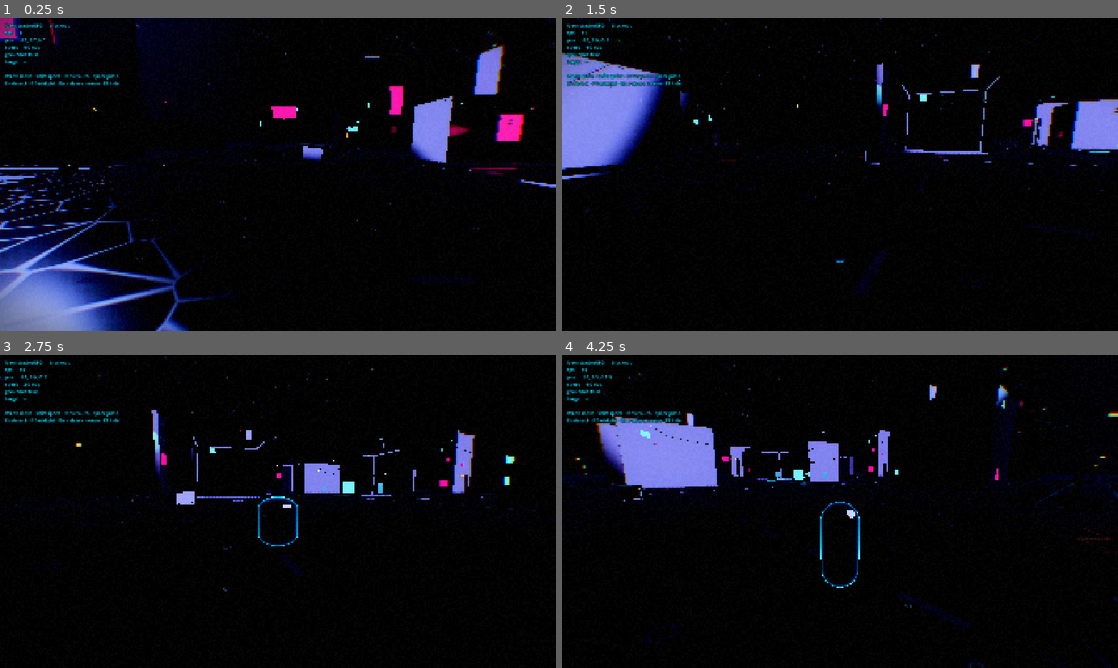
Above: before the commit, frames 1-4 (two rows, left to right).
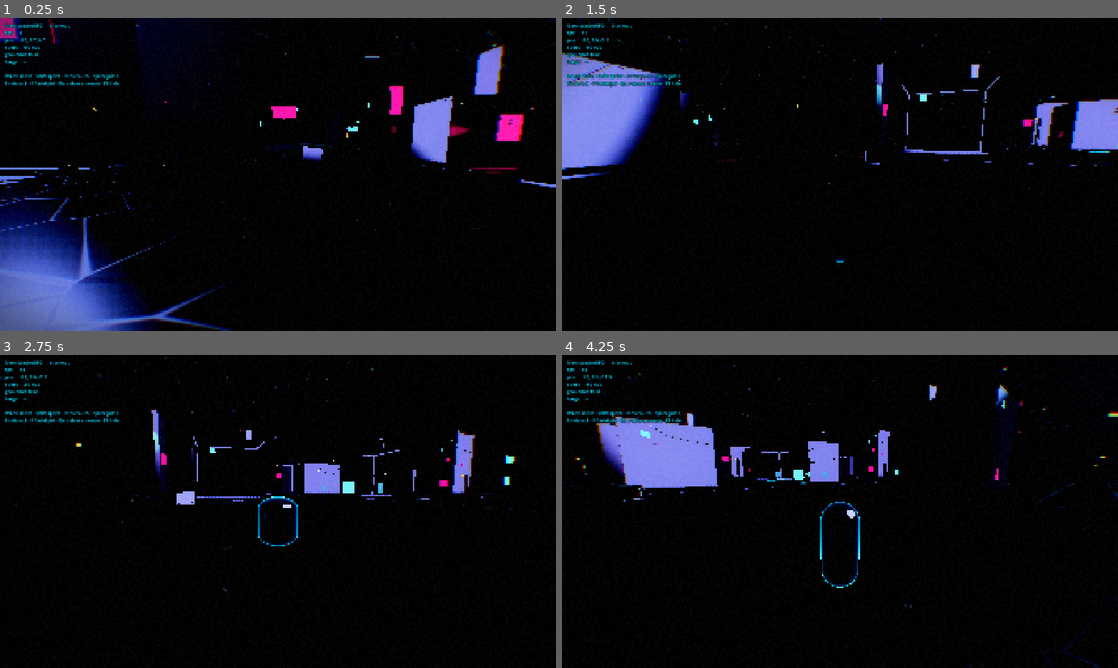
Above: after the commit, the same moments.

Repository: jimmylovnjames/Game-development
Game: Godot game, scene res://scenes/main.tscn
Same seed, same stepped clock (60 frames per second), same inputs: the game is played once before the commit and once after it.
Inputs (mouse positions are in pixels of both pictures, inside the frame that each line leads up to):
- Up to frame 1 (0.25 s): no input
- Up to frame 2 (1.5 s): tap Enter at 0.5 s; move the mouse to (867, 174) at 0.52 s; hold W (move_forward) from 0.53 s (still down); click (867, 174) at 0.6 s; tap Space (jump) at 0.77, 1.07 s; move the mouse to (812, 174) at 1.27 s; right-click (812, 174) at 1.35 s
- Up to frame 3 (2.75 s): keep holding W (move_forward); tap Space (jump) at 1.52, 1.82 s; move the mouse to (289, 505) at 2.02 s; hold Ctrl (crouch) from 2.03 s (still down)
- Up to frame 4 (4.25 s): keep holding W (move_forward); move the mouse to (834, 517) at 2.77 s; release Ctrl (crouch) at 2.78 s; tap E (interact) at 2.85 s; click (834, 517) at 2.92 s; tap Space (jump) at 3.02, 3.32, 3.77, 4.07 s; move the mouse to (878, 514) at 3.52 s; tap J (journal) at 3.6 s

The runs differ from the first frame. In frame 1, 8.8% of the frame differs, in the area x 0-93%, y 40-100%; in frame 2, 0.3%; in frame 3, 0.2%; in frame 4, 0.6%.

Commit message:
tune: quieter street asphalt — thin cracks, less wet specular bloom
Wide Voronoi crack_width was reading as a glowing honeycomb under the
wet specular + glow pass. Narrow the veins, soften oil/wetness, keep
lane paint subtle so the comic asphalt stays dark grain.

Co-authored-by: jimmylovnjames <jimmylovnjames@users.noreply.github.com>

Diff:
--- a/assets/materials/street_asphalt.tres
+++ b/assets/materials/street_asphalt.tres
@@ -10,28 +10,28 @@
 shader_parameter/patch_color = Color(0.11, 0.09, 0.08, 1)
 shader_parameter/crack_color = Color(0.03, 0.025, 0.04, 1)
 shader_parameter/oil_color = Color(0.04, 0.05, 0.07, 1)
-shader_parameter/roughness = 0.28
-shader_parameter/asphalt_scale = 0.18
-shader_parameter/patch_scale = 0.045
-shader_parameter/crack_scale = 0.55
-shader_parameter/crack_width = 0.11
-shader_parameter/oil_scale = 0.07
-shader_parameter/oil_amount = 0.35
-shader_parameter/wetness = 0.7
+shader_parameter/roughness = 0.32
+shader_parameter/asphalt_scale = 0.22
+shader_parameter/patch_scale = 0.05
+shader_parameter/crack_scale = 0.28
+shader_parameter/crack_width = 0.045
+shader_parameter/oil_scale = 0.06
+shader_parameter/oil_amount = 0.22
+shader_parameter/wetness = 0.55
 shader_parameter/street_stride = 31.0
 shader_parameter/dash_half_width = 0.08
 shader_parameter/dash_length = 1.4
 shader_parameter/dash_gap = 2.2
 shader_parameter/paint_color = Color(0.55, 0.52, 0.42, 1)
-shader_parameter/paint_strength = 0.55
+shader_parameter/paint_strength = 0.4
 shader_parameter/light_bands = 2.0
 shader_parameter/band_softness = 0.06
 shader_parameter/shadow_wrap = 0.45
 shader_parameter/shadow_tint = Color(0.16, 0.1, 0.34, 1)
 shader_parameter/shadow_tint_strength = 0.45
-shader_parameter/spec_threshold = 0.35
+shader_parameter/spec_threshold = 0.4
 shader_parameter/spec_softness = 0.4
-shader_parameter/spec_strength = 0.55
+shader_parameter/spec_strength = 0.4
 shader_parameter/rim_color = Color(1.0, 0.18, 0.58, 1)
 shader_parameter/rim_power = 6.0
 shader_parameter/rim_strength = 0.28
--- a/shaders/street_ground.gdshader
+++ b/shaders/street_ground.gdshader
@@ -19,13 +19,13 @@
 uniform float roughness : hint_range(0.0, 1.0) = 0.28;
 
 group_uniforms Detail;
-uniform float asphalt_scale : hint_range(0.02, 2.0) = 0.18;
-uniform float patch_scale : hint_range(0.01, 1.0) = 0.045;
-uniform float crack_scale : hint_range(0.05, 4.0) = 0.55;
-uniform float crack_width : hint_range(0.01, 0.4) = 0.11;
-uniform float oil_scale : hint_range(0.01, 1.0) = 0.07;
-uniform float oil_amount : hint_range(0.0, 1.0) = 0.35;
-uniform float wetness : hint_range(0.0, 1.0) = 0.7;
+uniform float asphalt_scale : hint_range(0.02, 2.0) = 0.22;
+uniform float patch_scale : hint_range(0.01, 1.0) = 0.05;
+uniform float crack_scale : hint_range(0.05, 4.0) = 0.28;
+uniform float crack_width : hint_range(0.01, 0.4) = 0.045;
+uniform float oil_scale : hint_range(0.01, 1.0) = 0.06;
+uniform float oil_amount : hint_range(0.0, 1.0) = 0.22;
+uniform float wetness : hint_range(0.0, 1.0) = 0.55;
 
 group_uniforms Markings;
 // Lane dashes sit on the street lattice the blockout also uses.
@@ -34,7 +34,7 @@
 uniform float dash_length : hint_range(0.2, 4.0) = 1.4;
 uniform float dash_gap : hint_range(0.2, 6.0) = 2.2;
 uniform vec4 paint_color : source_color = vec4(0.55, 0.52, 0.42, 1.0);
-uniform float paint_strength : hint_range(0.0, 1.0) = 0.55;
+uniform float paint_strength : hint_range(0.0, 1.0) = 0.4;
 
 group_uniforms Cel;
 uniform float light_bands : hint_range(1.0, 6.0, 1.0) = 2.0;
@@ -46,7 +46,7 @@
 group_uniforms Specular;
 uniform float spec_threshold : hint_range(0.0, 1.0) = 0.35;
 uniform float spec_softness : hint_range(0.001, 0.5) = 0.4;
-uniform float spec_strength : hint_range(0.0, 4.0) = 0.55;
+uniform float spec_strength : hint_range(0.0, 4.0) = 0.4;
 
 group_uniforms Rim;
 uniform vec4 rim_color : source_color = vec4(1.0, 0.18, 0.58, 1.0);
@@ -135,13 +135,16 @@
 	vec2 wp = v_world_pos.xz;
 
 	float grain = street_fbm(wp * asphalt_scale);
-	float patches = smoothstep(0.55, 0.78, street_fbm(wp * patch_scale + 3.1));
+	float patches = smoothstep(0.62, 0.88, street_fbm(wp * patch_scale + 3.1));
+	// Thin dark veins only — wide crack_width turns the Voronoi cells into a
+	// glowing honeycomb under wet specular, which fights the comic read.
 	float cracks = 1.0 - smoothstep(0.0, crack_width, crack_field(wp * crack_scale));
-	float oil = smoothstep(0.62, 0.9, street_fbm(wp * oil_scale + 11.7)) * oil_amount;
+	cracks = pow(cracks, 2.5);
+	float oil = smoothstep(0.72, 0.95, street_fbm(wp * oil_scale + 11.7)) * oil_amount;
 
-	vec3 base = mix(asphalt_color.rgb, patch_color.rgb, patches * 0.55);
-	base = mix(base, base * (0.75 + grain * 0.35), 0.85);
-	base = mix(base, crack_color.rgb, cracks * 0.85);
+	vec3 base = mix(asphalt_color.rgb, patch_color.rgb, patches * 0.35);
+	base *= 0.82 + grain * 0.28;
+	base = mix(base, crack_color.rgb, cracks * 0.7);
 	base = mix(base, oil_color.rgb, oil);
 
 	float paint = lane_paint(wp) * paint_strength;
@@ -178,6 +181,6 @@
 
 	float spec = cel_spec(n, l, VIEW, ROUGHNESS, spec_threshold, spec_softness);
 	// Wetness boosts the soft specular so neon actually stretches on the street.
-	float wet_boost = mix(0.55, 1.35, 1.0 - ROUGHNESS);
+	float wet_boost = mix(0.45, 1.1, 1.0 - ROUGHNESS);
 	SPECULAR_LIGHT += spec * spec_strength * wet_boost * LIGHT_COLOR * ATTENUATION;
 }
